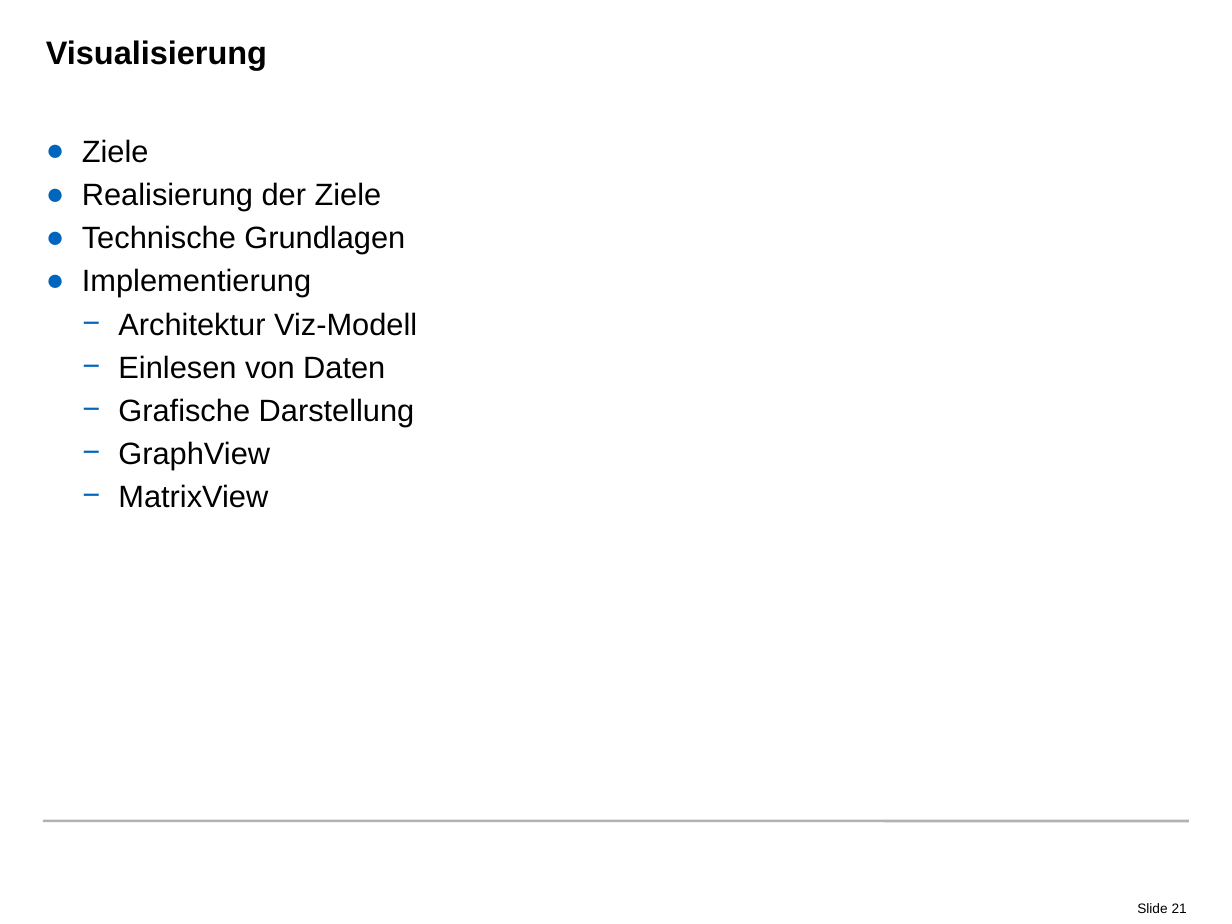
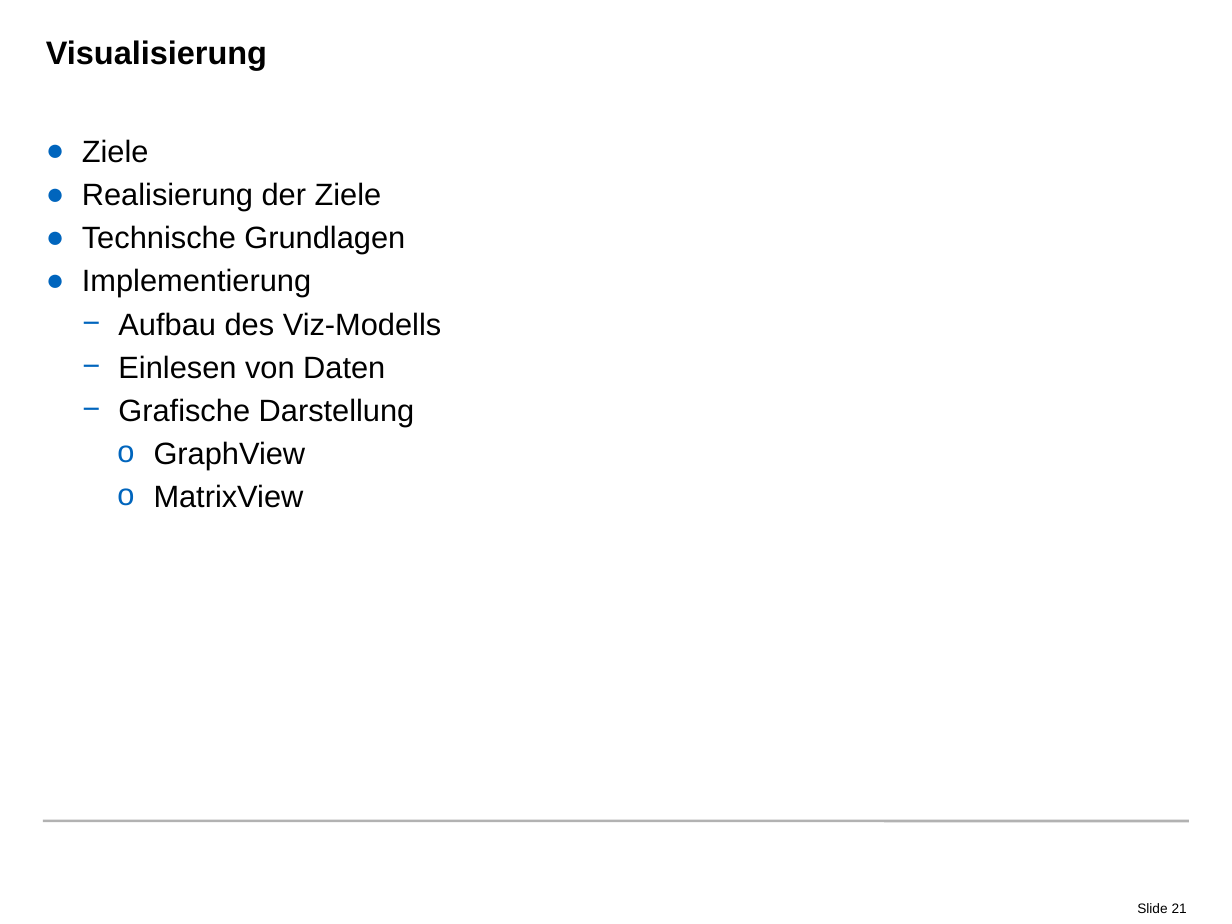
Before and after one commit to radke-tum/idp, a slide deck: slide 21 of pssif/doc/PSSIF.pptx. Drawn at 1232x924 pixels with LibreOffice and Linux fonts; fonts in the diff are those of the drawing; background and template pictures are left out. Boxes give left, top, right and bottom in pixels: in the first picture for what was removed or moved away, otherwise in the second. Text is boxed around its words. In the diff, an @@ line names an element or a change of style, - is before the commit and + after.

```diff
--- a/pssif/doc/PSSIF.pptx
+++ b/pssif/doc/PSSIF.pptx
@@ text at (118, 312, 442, 336): text changed @@
-  − Architektur Viz-Modell
+  − Aufbau des Viz-Modells
@@ text at (154, 441, 306, 508): bullet − to o; list level 2 to 3 in "GraphView"; list level 2 to 3 in "MatrixView" @@
```
Also in this commit, not shown: 6 other slides changed.
